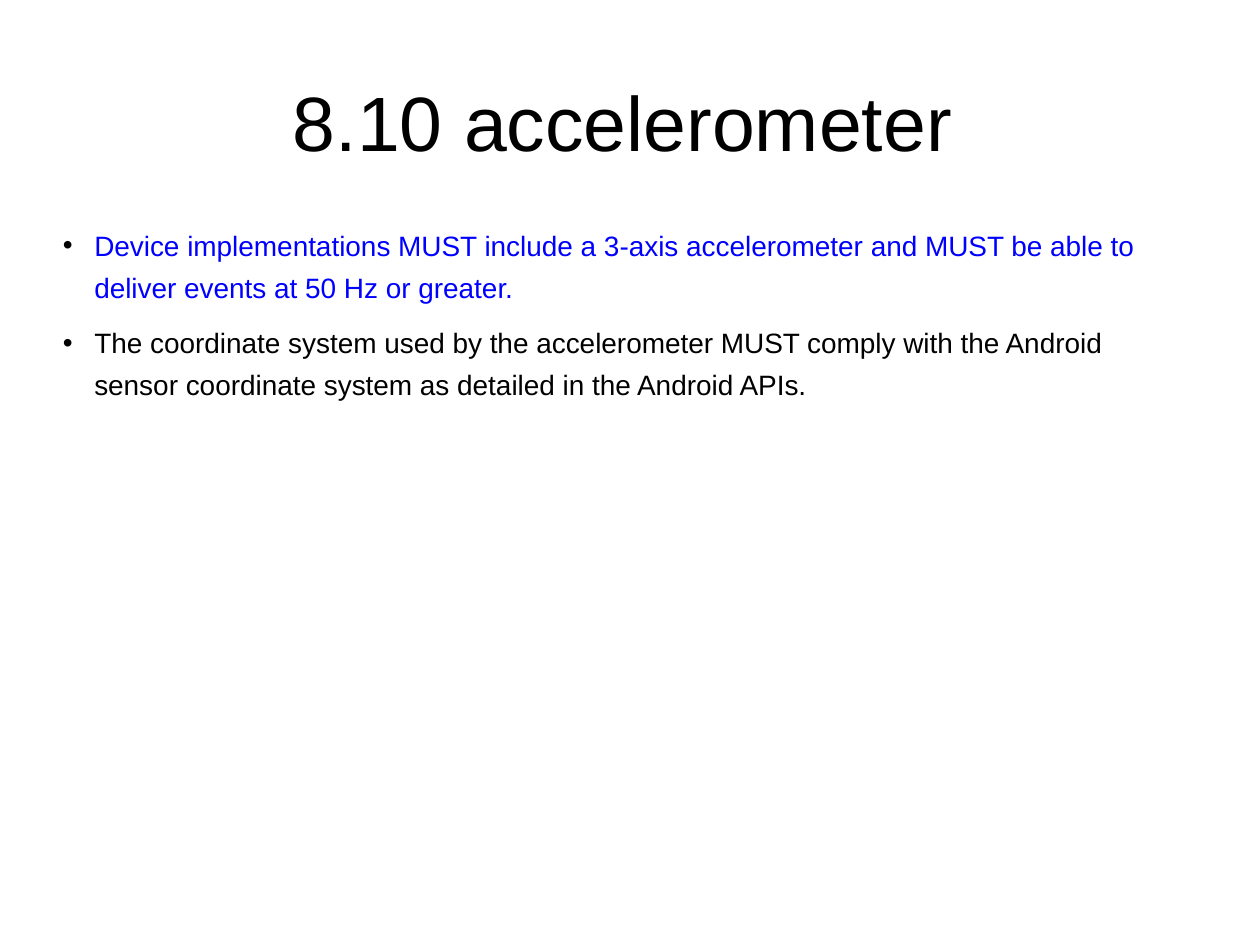
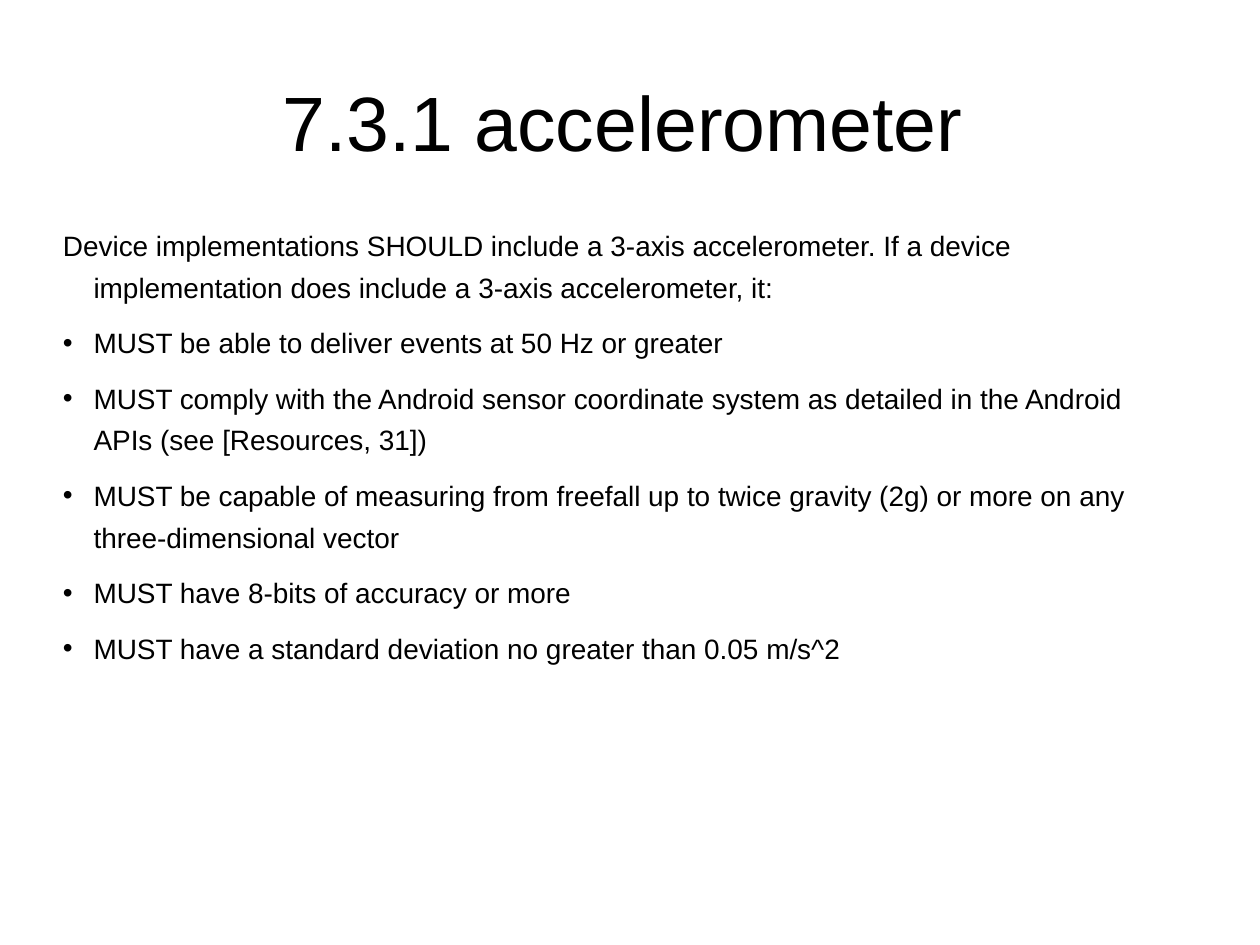
Before and after one commit to widerules/system-information, a slide deck: slide 35 of cts/CDD-digest.ppt (slide 32 before the commit). Drawn at 1260x945 pixels with LibreOffice and Linux fonts; fonts in the diff are those of the drawing; background and template pictures are left out. Boxes give left, top, right and bottom in pixels: in the first picture for what was removed or moved away, otherwise in the second. Text is boxed around its words. In the diff, an @@ line names an element or a change of style, - is before the commit and + after.

```diff
--- a/cts/CDD-digest.ppt
+++ b/cts/CDD-digest.ppt
@@ title at (x1=282, y1=95, x2=963, y2=152): text changed @@
-8.10 accelerometer
+7.3.1 accelerometer
@@ text at (x1=63, y1=235, x2=1124, y2=664): text changed @@
-• Device implementations MUST include a 3-axis accelerometer and MUST be able to deliver events at 50 Hz or greater.
-• The coordinate system used by the accelerometer MUST comply with the Android sensor coordinate system as detailed in the Android APIs.
+Device implementations SHOULD include a 3-axis accelerometer. If a device implementation does include a 3-axis accelerometer, it:
+• MUST be able to deliver events at 50 Hz or greater
+• MUST comply with the Android sensor coordinate system as detailed in the Android APIs (see [Resources, 31])
+• MUST be capable of measuring from freefall up to twice gravity (2g) or more on any three-dimensional vector
+• MUST have 8-bits of accuracy or more
+• MUST have a standard deviation no greater than 0.05 m/s^2
```
Also in this commit, not shown: 36 other slides changed, 24 slides added, 5 slides removed, 1 other file.
